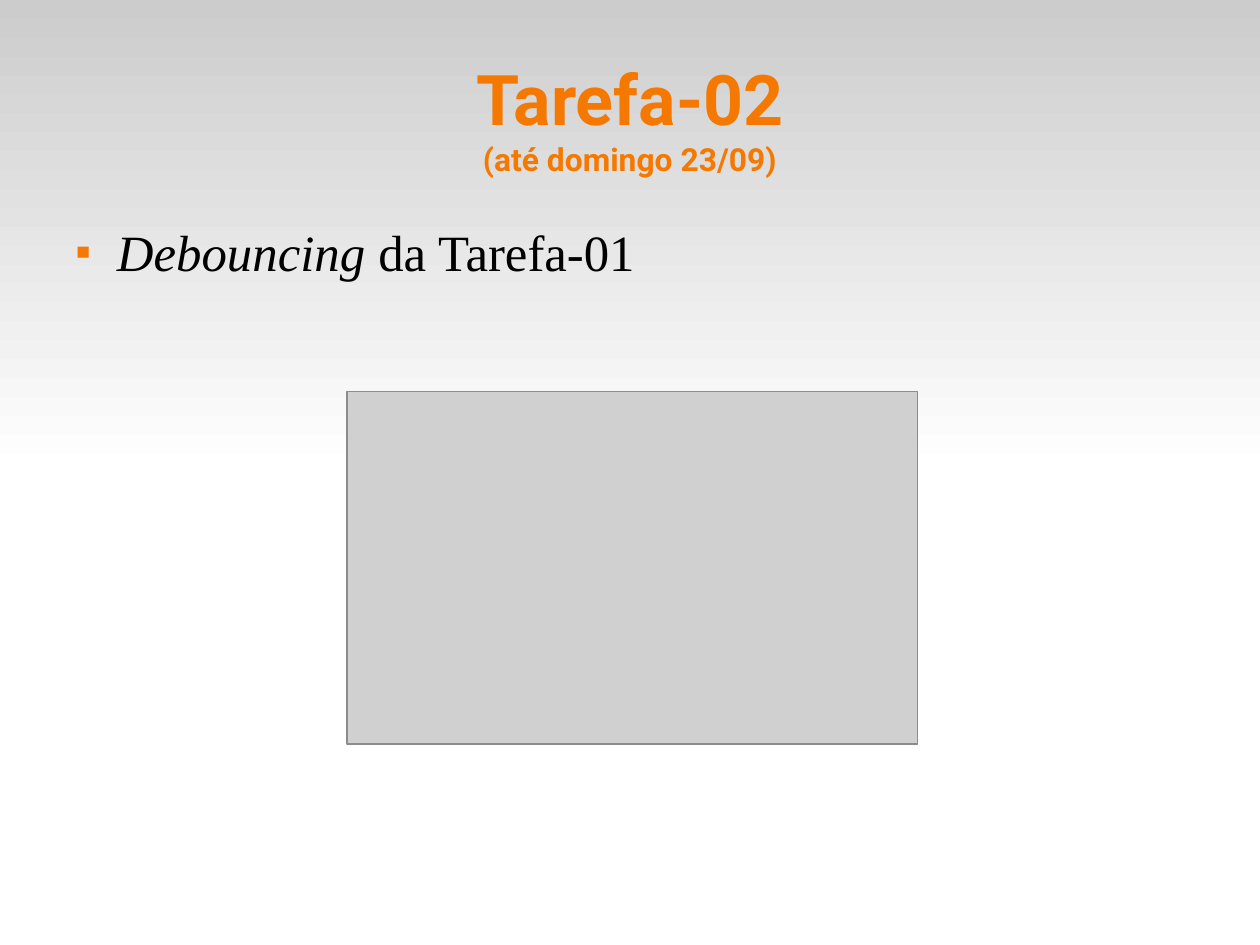
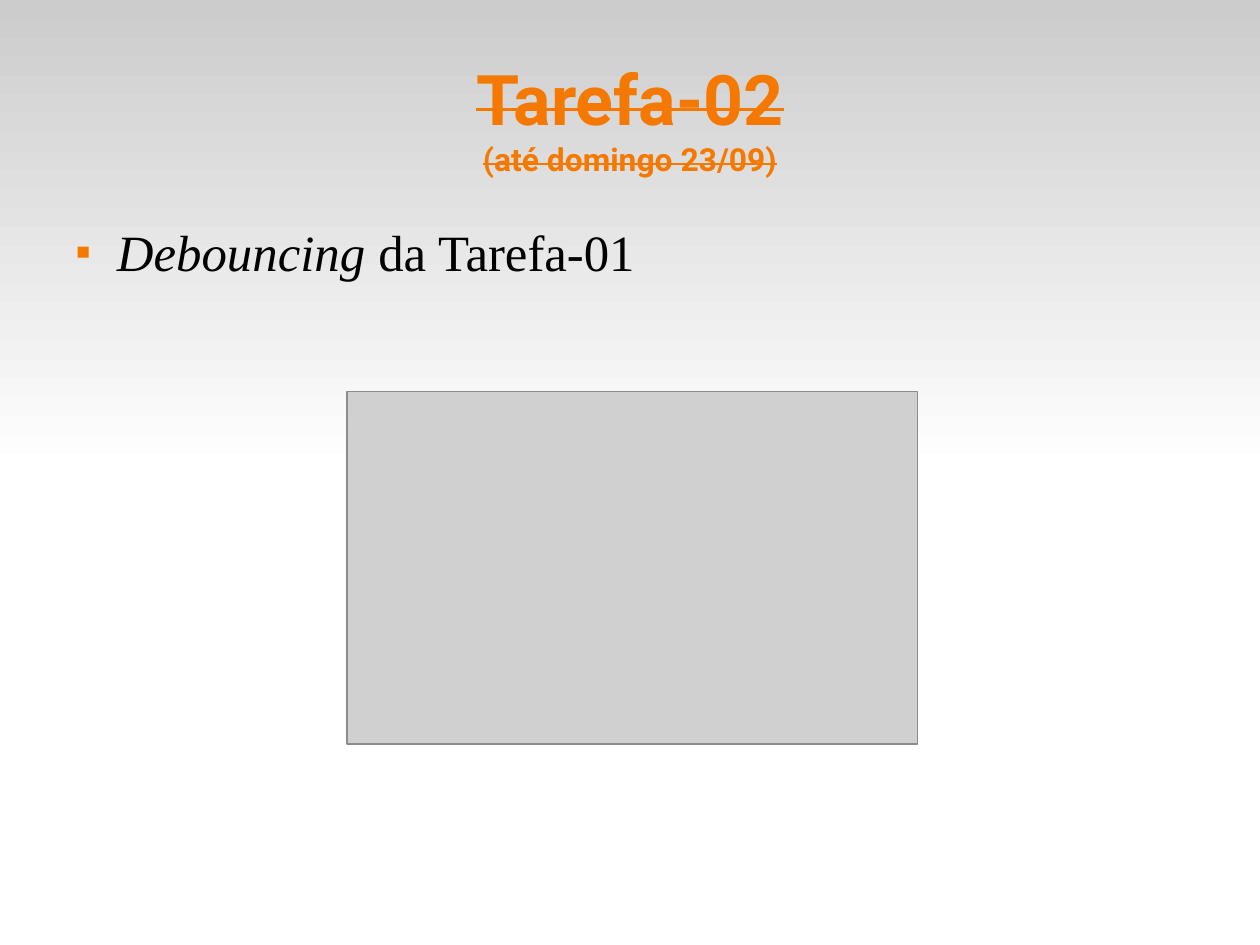
Before and after one commit to fsantanna-uerj/SE, a slide deck: slide 11 of Slides/se-00-intro.odp. Drawn at 1260x945 pixels with LibreOffice and Linux fonts; fonts in the diff are those of the drawing; grey boxes stand for pictures. Boxes give left, top, right and bottom in pixels: in the first picture for what was removed or moved away, otherwise in the second. Text is boxed around its words. In the diff, an @@ line names an element or a change of style, - is before the commit and + after.

```diff
--- a/Slides/se-00-intro.odp
+++ b/Slides/se-00-intro.odp
@@ title "Tarefa-02 (até domingo 23/09)" at bbox=[476, 72, 783, 178]: strikethrough on @@
```
Also in this commit, not shown: 1 other slide changed, 1 slide added, 3 other files.
